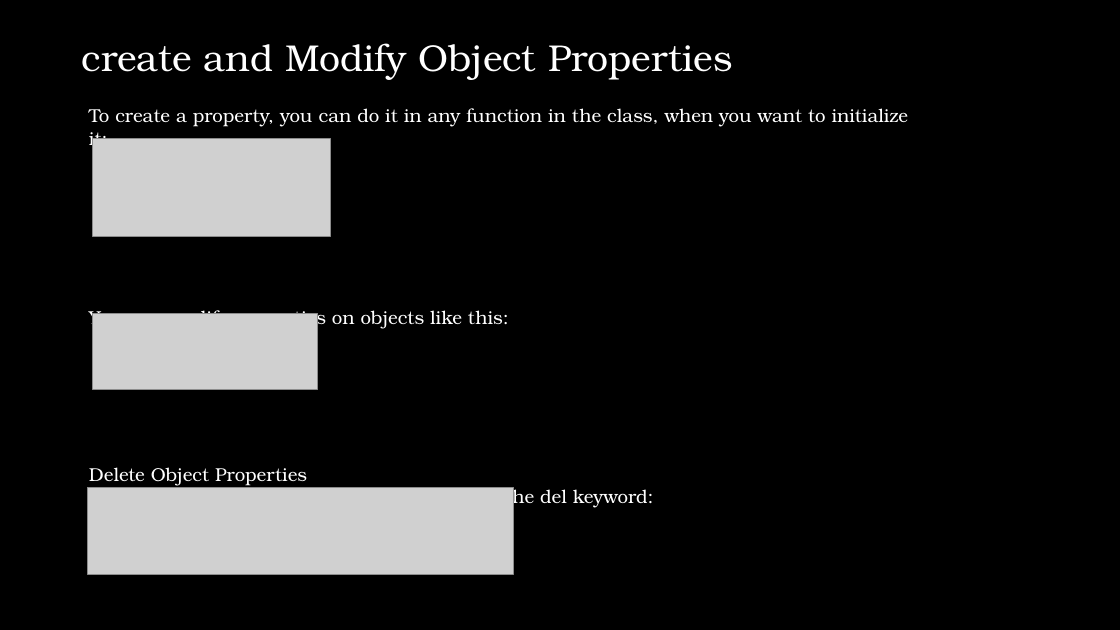
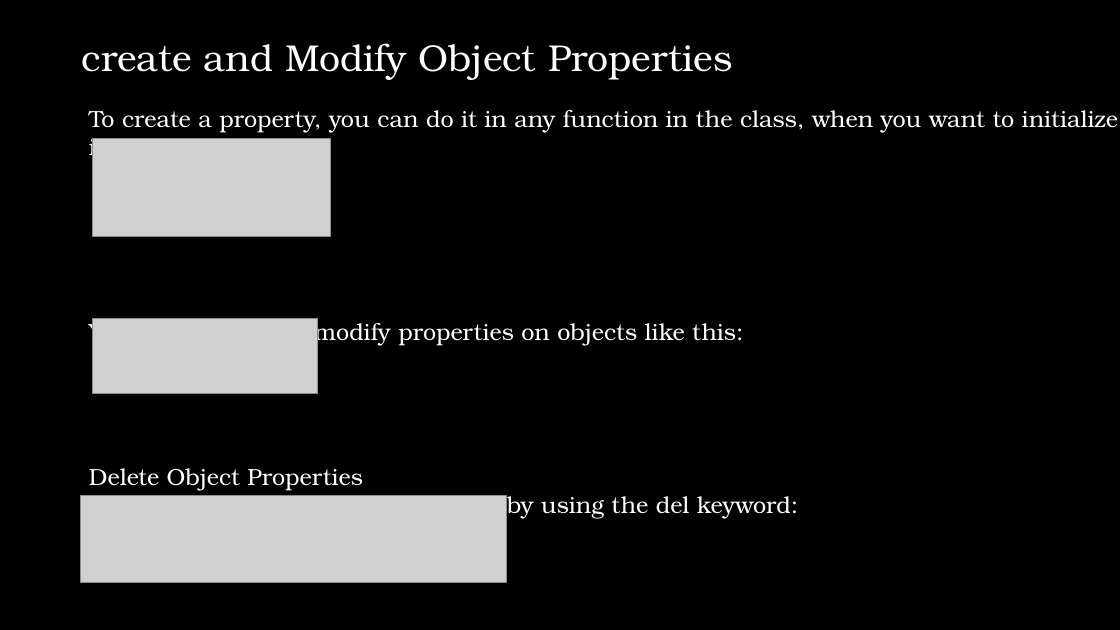
Before and after one commit to IlanSimchon/OOP_2023_Ariel, a slide deck: slide 7 of TA 6/advanced python.pptx. Drawn at 1120x630 pixels with LibreOffice and Linux fonts; fonts in the diff are those of the drawing; grey boxes stand for pictures; background and template pictures are left out. Boxes give left, top, right and bottom in pixels: in the first picture for what was removed or moved away, otherwise in the second. Text is boxed around its words. In the diff, an @@ line names an element or a change of style, - is before the commit and + after.

```diff
--- a/TA 6/advanced python.pptx
+++ b/TA 6/advanced python.pptx
@@ text at (x1=89, y1=110, x2=1118, y2=519): size 16 to 20 pt in "To create a property, you can do ...", "Delete Object Properties", "You can delete properties on objects by ..." @@
@@ text at (x1=89, y1=318, x2=743, y2=345): text changed; size 16 to 20 pt @@
-You can modify properties on objects like this:
+You can create and modify properties on objects like this:
@@ picture moved from (x1=92, y1=313, x2=318, y2=389) to (x1=92, y1=318, x2=318, y2=394) @@
@@ picture moved from (x1=88, y1=487, x2=514, y2=574) to (x1=81, y1=496, x2=507, y2=582) @@
```
Also in this commit, not shown: 25 other slides changed, 3 slides added, 4 slides removed.
